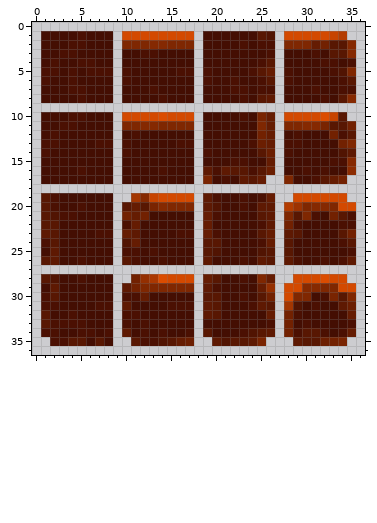
Edited in one commit: pixel-art sprite (game/background/images/bg_auto_tile.png). Above, as it was before the edit.
The file is 37x37 pixels. Pixels under 10% opacity are left out. Colours within 5 levels of each other are drawn and written as one.
After the commit:
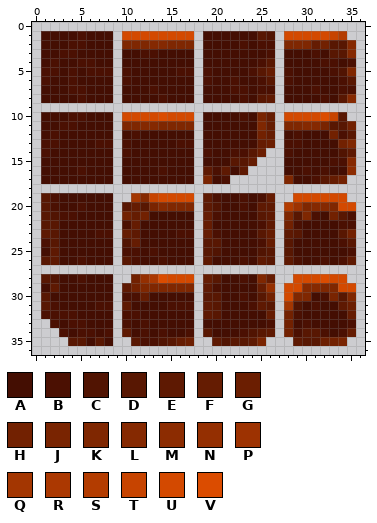
Palette (. is transparent): A #440e02  B #4b1002  C #511402  D #581702  E #5e1902  F #651c02  G #6b1e01  H #722101  J #792401  K #7f2701  L #852901  M #8c2c01  N #942f01  P #9d3201  Q #a33601  R #ab3801  S #b33c00  T #c74400  U #d34900  V #db4c00
The edit:
@@ x 20..28 @@
 12 AAAAAHF.A
-13 AAAABGF.B
-14 AAAAADG.B
-15 AABBAAF.A
-16 BEDDBDG.A
-17 ABAEDF..K
+13 AAAAAFG.B
+14 AABBDG..B
+15 AADDF...A
+16 BEAE....A
+17 AB......K
 18 .........
@@ x 0..5 @@
 29 .AEAAA
-30 .BDAAA
-31 .BBAAA
-32 .DAABA
-33 .DBBBB
-34 .BBAAB
-35 ..BBDD
+30 .DAAAA
+31 .DBAAA
+32 .BBBBA
+33 ..BABB
+34 ...BAB
+35 ....DD
 36 ......
Changed places in both pictures, as pixel boxes (x1, y1, x2, y2):
changed: (230, 139, 275, 184)
changed: (41, 292, 68, 346)
